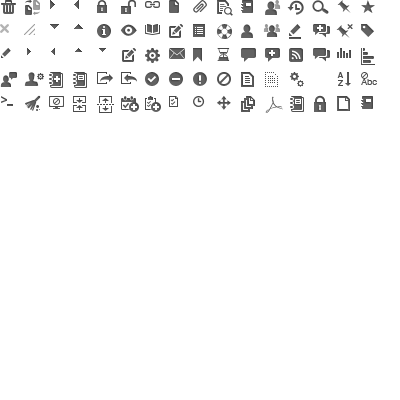
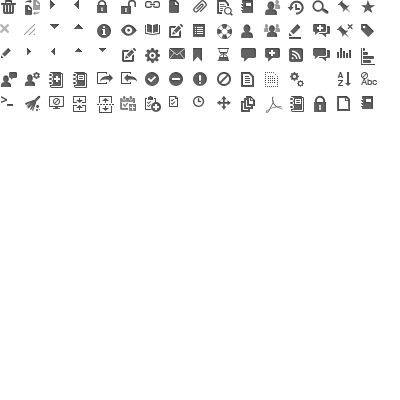
Layers edited between the first and the second (400, 400) image:
added layer "create event copy" in group "create task" over [120, 96, 136, 111]
removed layer "Shape 134 copy 2" from group "create event" over [131, 104, 137, 110]
removed layer "Shape 133 copy 2" from group "create event" over [129, 102, 139, 112]
removed layer "Calendar Mini Icon copy" from group "create event" over [121, 96, 136, 110]
renamed "admin" to "admin copy", painted on it over [24, 72, 44, 86]
